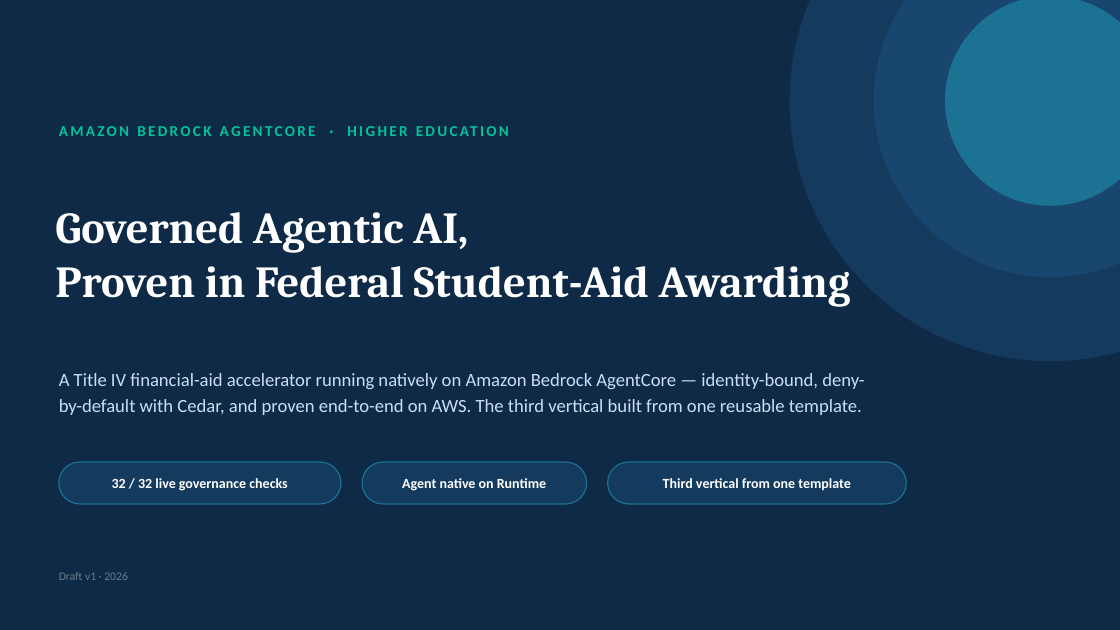
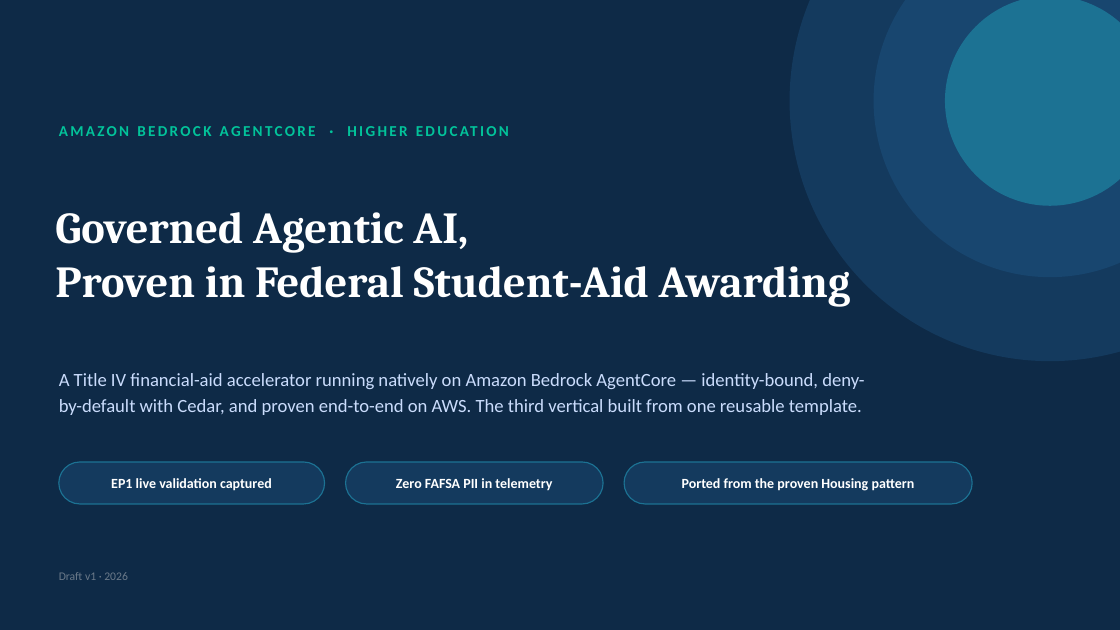
Before and after one commit to virtualryder/EDU_financial_aid_agent, a slide deck: slide 1 of docs/Financial-Aid-AgentCore-Leadership.pptx. Drawn at 1120x630 pixels with LibreOffice and Linux fonts; fonts in the diff are those of the drawing. Boxes give left, top, right and bottom in pixels: in the first picture for what was removed or moved away, otherwise in the second. Text is boxed around its words. In the diff, an @@ line names an element or a change of style, - is before the commit and + after.

```diff
--- a/docs/Financial-Aid-AgentCore-Leadership.pptx
+++ b/docs/Financial-Aid-AgentCore-Leadership.pptx
@@ rounded rectangle resized from (x1=59, y1=462, x2=341, y2=504) to (x1=59, y1=462, x2=324, y2=504) @@
@@ text at (x1=111, y1=478, x2=272, y2=491): text changed @@
-32 / 32 live governance checks
+EP1 live validation captured
@@ rounded rectangle resized from (x1=362, y1=462, x2=586, y2=504) to (x1=345, y1=462, x2=603, y2=504) @@
@@ text at (x1=396, y1=478, x2=552, y2=491): text changed @@
-Agent native on Runtime
+Zero FAFSA PII in telemetry
@@ rounded rectangle resized from (x1=607, y1=462, x2=907, y2=504) to (x1=624, y1=462, x2=972, y2=504) @@
@@ text at (x1=682, y1=478, x2=915, y2=491): text changed @@
-Third vertical from one template
+Ported from the proven Housing pattern
```
Also in this commit, not shown: 2 other slides changed, 8 other files.
